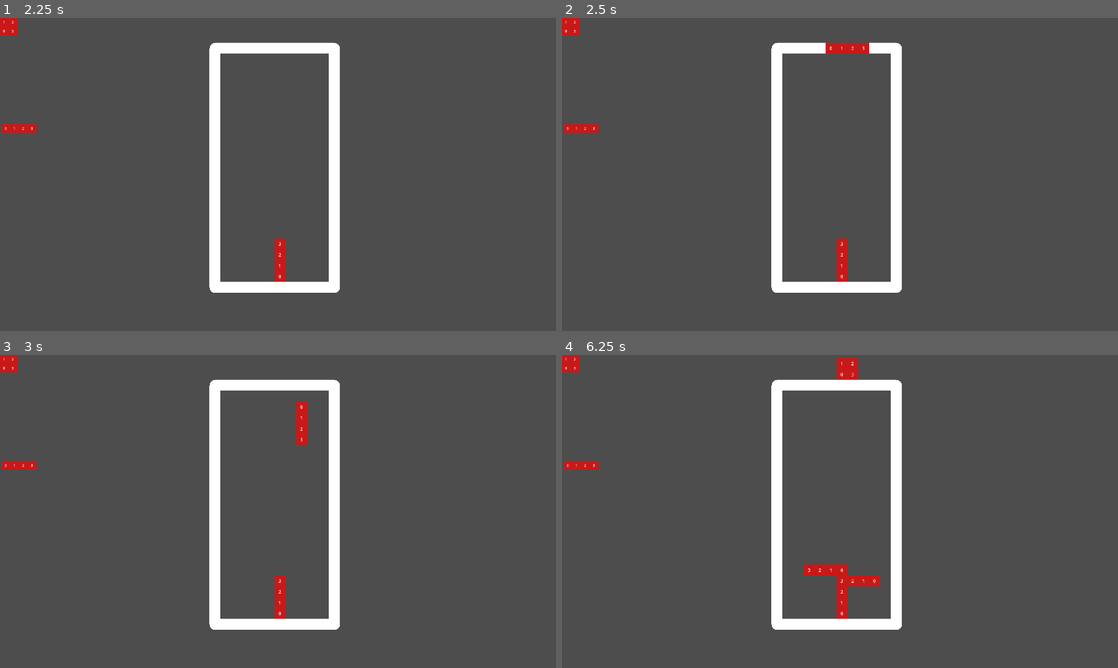
Above: before the commit, frames 1-4 (two rows, left to right).
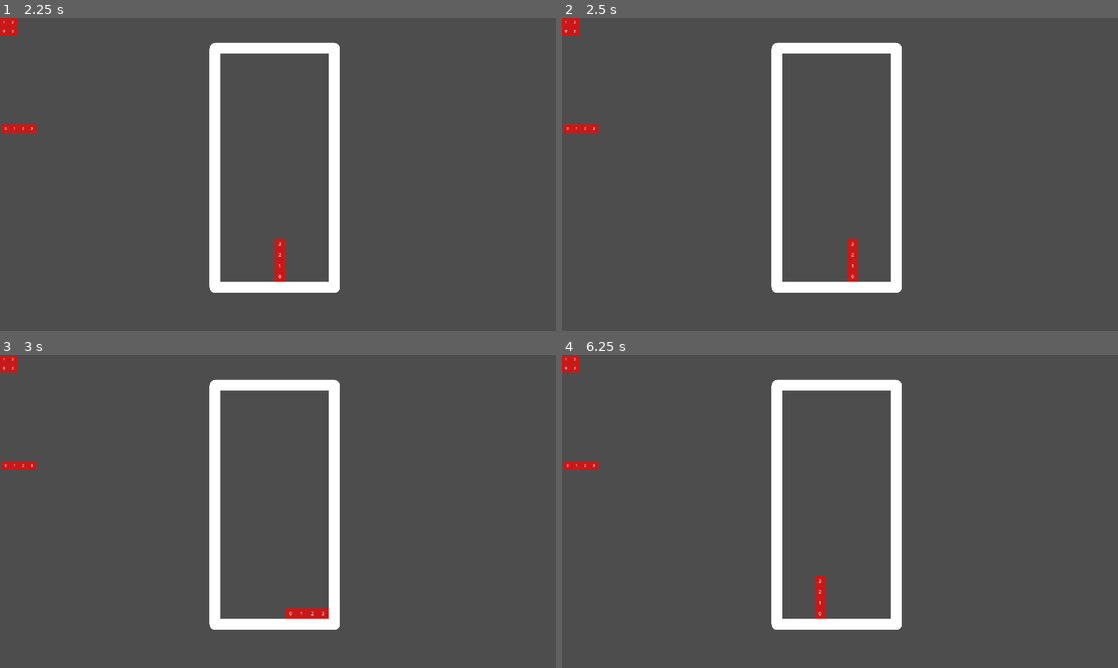
Above: after the commit, the same moments.

Repository: alpdk/tetris-godot
Game: Godot game, scene res://level/level.tscn
Two runs of this game, one before a commit and one after it. Both use one fixed random seed, a clock stepped at 60 frames per second and the inputs below.
Inputs (mouse positions are in pixels of both pictures, inside the frame that each line leads up to):
- Up to frame 1 (2.25 s): move the mouse to (400, 158) at 0.52 s; hold D (slide_right) 0.53-1.28 s; click (400, 158) at 0.6 s; move the mouse to (166, 190) at 1.27 s; hold A (slide_left) 1.28-2.03 s; click (166, 190) at 1.35 s; move the mouse to (333, 105) at 2.02 s; hold D (slide_right) from 2.03 s (still down); click (333, 105) at 2.1 s
- Up to frame 2 (2.5 s): keep holding D (slide_right)
- Up to frame 3 (3 s): keep holding D (slide_right); move the mouse to (250, 574) at 2.77 s; click (250, 574) at 2.85 s
- Up to frame 4 (6.25 s): move the mouse to (1006, 558) at 3.52 s; release D (slide_right) at 3.53 s; hold A (slide_left) 3.53-5.78 s; click (1006, 558) at 3.6 s; move the mouse to (673, 464) at 4.27 s; click (673, 464) at 4.35 s; move the mouse to (867, 511) at 5.02 s; click (867, 511) at 5.1 s; move the mouse to (756, 433) at 5.77 s; hold D (slide_right) from 5.78 s (still down); click (756, 433) at 5.85 s

Frame 1 is identical in both runs. In frame 2, 0.8% of the frame differs, in the area x 47-56%, y 7-85%; in frame 3, 0.8%; in frame 4, 1.3%, in the area x 43-58%, y 0-85%.

Commit message:
Added custom signal for informing board about figure rotation

Diff:
--- a/board/src/board.gd
+++ b/board/src/board.gd
@@ -49,6 +49,13 @@
 
 	fig_shared_path.list_dir_end()
 
+func _fix_fig_pos():
+	"""
+	Method for fixing position of the figure after rotation
+	"""
+	print("POSITION FIXED")
+	pass
+
 func _load_new_fig():
 	"""
 	Method for loading new figure, when is was deleted
@@ -61,6 +68,7 @@
 		return
 
 	cur_figure = new_figure_scene.instantiate()
+	cur_figure.fig_rotated.connect(_fix_fig_pos)
 	add_child(cur_figure)
 
 func _ready() -> void:
@@ -98,77 +106,77 @@
 		var shifted_spawn_pos : Vector2i = Vector2i(fig_spawn_grid_pos.x - int(node.width / 2), fig_spawn_grid_pos.y)
 		node.position = self._grid_to_pos(shifted_spawn_pos)
 
-func _collect_cur_figure_blocks_pos(fig_grid_pos : Vector2) -> Dictionary:
-	"""
-	Method for collecting new figure blocks possition on the greed, which are require check, before move down
-
-	Argument:
-		* fig_grid_pos (Vector2): grid position of the figure
-
-	Returns:
-		* Dictionary: dictionary of cells, below which we need to chek, that no obstacels
-	"""
-	var cur_dinemic_blocks : Array[Node] = cur_figure.get_blocks()
-	var blocks_pos_dict : Dictionary = {}
-
-	for block in cur_dinemic_blocks:
-		# taking position of the block in grid format
-		var block_pos : Vector2 = fig_grid_pos + block.position / cell_size
-
-		# add or update block position in dictionary, that will require check
-		if (block_pos.x not in blocks_pos_dict) or (block_pos.y > blocks_pos_dict[block_pos.x]):
-			blocks_pos_dict[block_pos.x] = block_pos.y
-
-	return blocks_pos_dict
-
-func _check_below_for_obstacles(blocks_cur_pos : Dictionary) -> bool:
-	"""
-	Check, if there is any obstacel, below the figure
-
-	Argument:
-		* blocks_cur_pos (Dictionary): dictionary of cells, below which we need to check, that no obstacels
-
-	Returns:
-		* bool: true, if there is any obstacel (any other block, or the base, of the board),
-				below the figure, otherwise false
-	"""
-	# for each block in the figure, check if there is any block below
-	for block_column in blocks_cur_pos.keys():
-		if blocks_cur_pos[block_column] == 0:
-			print("GROUND FLOOR!!! STOP MOVING!!!")
-			return true
-
-		var position_below : Vector2i = Vector2i(block_column, blocks_cur_pos[block_column] + 1)
-		var check_pos : NodePath = NodePath("./Lines/Line_%s/Block_%s" % [position_below.y, position_below.x])
-
-		if has_node(check_pos):
-			print("AN OBSTACLE!!! STOP MOVING!!!")
-			return true
-
-	print("No obstacle")
-	return false
-
-func _move_fig_blocks_to_lines(fig_grid_pos : Vector2):
-	"""
-	Move blocks of the current figure to the lines
-
-	Argument:
-	* fig_grid_pos (Vector2): grid position of the figure
-	"""
-	var blocks : Array[Node] = cur_figure.get_blocks()
-
-	for block in blocks:
-		var block_pos : Vector2i = fig_grid_pos + block.position / cell_size
-
-		# THERE IS A BUG!!! TRY TO FIX IT!!!
-		var target_line : Node = get_node("./Lines/Line_%s" % block_pos.y)
-		block.name = "Block_%s" % block_pos.x
-
-		block.reparent(target_line)
-#		var node_path : NodePath = NodePath("./Lines/Line_%s/Block_%s" % [block_pos.y, block_pos.x])
-	cur_figure.queue_free()
-
-	_load_new_fig()
+#func _collect_cur_figure_blocks_pos(fig_grid_pos : Vector2) -> Dictionary:
+#	"""
+#	Method for collecting new figure blocks possition on the greed, which are require check, before move down
+#
+#	Argument:
+#		* fig_grid_pos (Vector2): grid position of the figure
+#
+#	Returns:
+#		* Dictionary: dictionary of cells, below which we need to chek, that no obstacels
+#	"""
+#	var cur_dinemic_blocks : Array[Node] = cur_figure.get_blocks()
+#	var blocks_pos_dict : Dictionary = {}
+#
+#	for block in cur_dinemic_blocks:
+#		# taking position of the block in grid format
+#		var block_pos : Vector2 = fig_grid_pos + block.position / cell_size
+#
+#		# add or update block position in dictionary, that will require check
+#		if (block_pos.x not in blocks_pos_dict) or (block_pos.y > blocks_pos_dict[block_pos.x]):
+#			blocks_pos_dict[block_pos.x] = block_pos.y
+#
+#	return blocks_pos_dict
+
+#func _check_below_for_obstacles(blocks_cur_pos : Dictionary) -> bool:
+#	"""
+#	Check, if there is any obstacel, below the figure
+#
+#	Argument:
+#		* blocks_cur_pos (Dictionary): dictionary of cells, below which we need to check, that no obstacels
+#
+#	Returns:
+#		* bool: true, if there is any obstacel (any other block, or the base, of the board),
+#				below the figure, otherwise false
+#	"""
+#	# for each block in the figure, check if there is any block below
+#	for block_column in blocks_cur_pos.keys():
+#		if blocks_cur_pos[block_column] == 0:
+#			print("GROUND FLOOR!!! STOP MOVING!!!")
+#			return true
+#
+#		var position_below : Vector2i = Vector2i(block_column, blocks_cur_pos[block_column] + 1)
+#		var check_pos : NodePath = NodePath("./Lines/Line_%s/Block_%s" % [position_below.y, position_below.x])
+#
+#		if has_node(check_pos):
+#			print("AN OBSTACLE!!! STOP MOVING!!!")
+#			return true
+#
+#	print("No obstacle")
+#	return false
+
+#func _move_fig_blocks_to_lines(fig_grid_pos : Vector2):
+#	"""
+#	Move blocks of the current figure to the lines
+#
+#	Argument:
+#	* fig_grid_pos (Vector2): grid position of the figure
+#	"""
+#	var blocks : Array[Node] = cur_figure.get_blocks()
+#
+#	for block in blocks:
+#		var block_pos : Vector2i = fig_grid_pos + block.position / cell_size
+#
+#		# THERE IS A BUG!!! TRY TO FIX IT!!!
+#		var target_line : Node = get_node("./Lines/Line_%s" % block_pos.y)
+#		block.name = "Block_%s" % block_pos.x
+#
+#		block.reparent(target_line)
+##		var node_path : NodePath = NodePath("./Lines/Line_%s/Block_%s" % [block_pos.y, block_pos.x])
+#	cur_figure.queue_free()
+#
+#	_load_new_fig()
 
 func _on_down_timer_timeout() -> void:
 	if cur_figure == null:
@@ -177,13 +185,13 @@
 	# transform position to grid format
 	var fig_grid_pos : Vector2 = self._pos_to_grid(cur_figure.position)
 
-	# dictionary of cells, below which we need to chek, that no obstacels
-	var blocks_cur_pos : Dictionary = self._collect_cur_figure_blocks_pos(fig_grid_pos)
-
-	if self._check_below_for_obstacles(blocks_cur_pos):
+#	# dictionary of cells, below which we need to chek, that no obstacels
+#	var blocks_cur_pos : Dictionary = self._collect_cur_figure_blocks_pos(fig_grid_pos)
+
+	if false:
 #		cur_figure.queue_free()
 #		There should be code, that will move blocks, into lines
-		self._move_fig_blocks_to_lines(fig_grid_pos)
+		pass
 	else:
 		# move figure down by 1
 		if fig_grid_pos.y < 0:
--- a/figures/figure.gd
+++ b/figures/figure.gd
@@ -2,12 +2,14 @@
 class_name Figure
 extends Node2D
 
+signal fig_rotated
+
 @export var width : int = 0
 @export var height : int = 0
 
+@onready var blocks : Node2D = $Blocks
+
 var block_size : int = 20
-
-@onready var blocks : Node2D = $Blocks
 
 func _ready() -> void:
 	set_width_and_height()
@@ -44,6 +46,8 @@
 	width = height
 	height = tmp
 
+	fig_rotated.emit()
+
 func get_width() -> int:
 	return width
 
